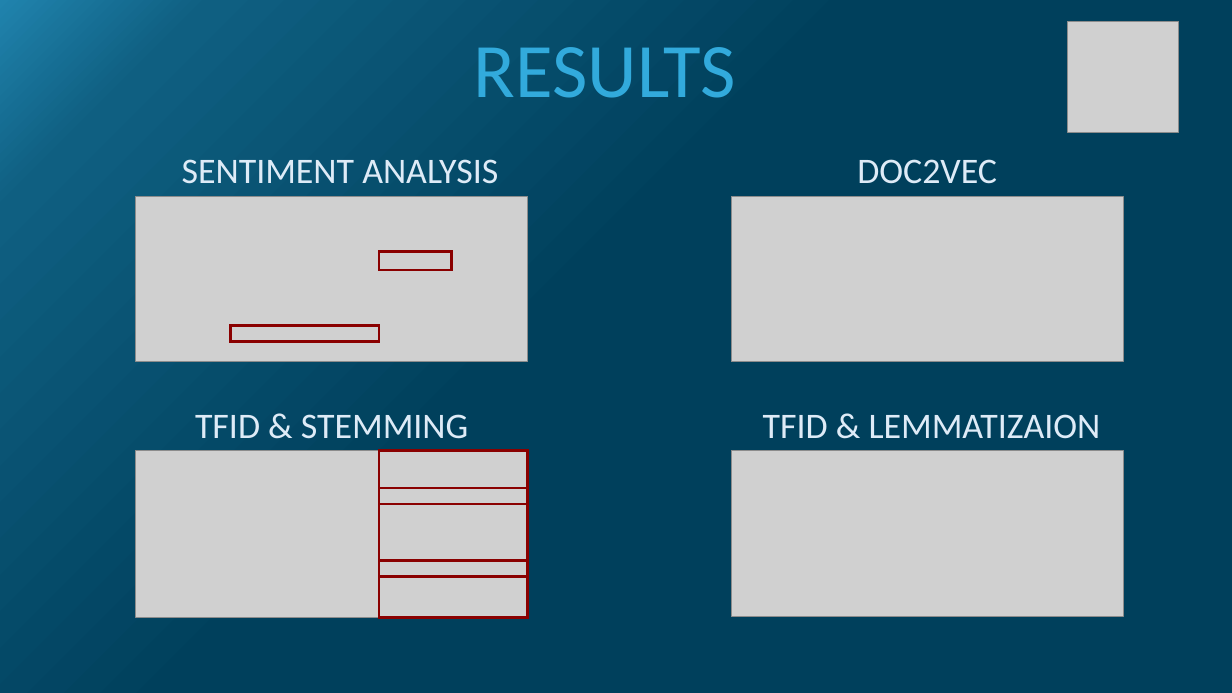
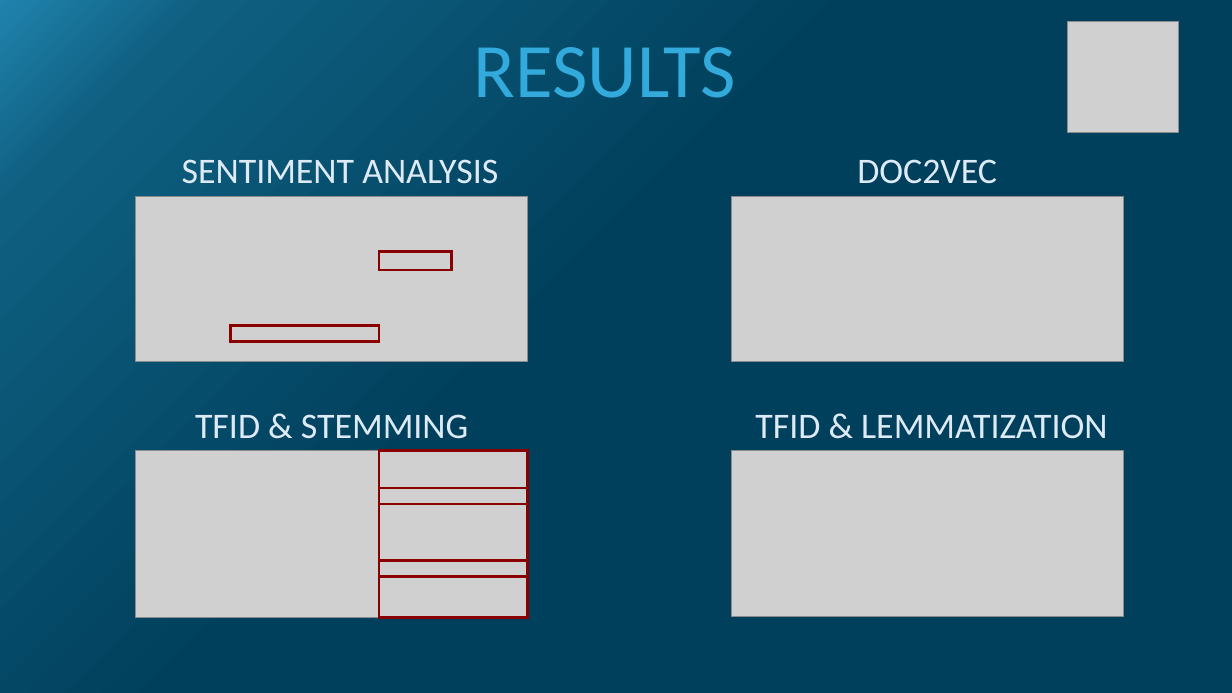
Before and after one commit to MarcoP9/textmining, a slide deck: slide 7 of PresentationTextMining.pptx. Drawn at 1232x693 pixels with LibreOffice and Linux fonts; fonts in the diff are those of the drawing; grey boxes stand for pictures. Boxes give left, top, right and bottom in pixels: in the first picture for what was removed or moved away, otherwise in the second. Text is boxed around its words. In the diff, an @@ line names an element or a change of style, - is before the commit and + after.

Commit message:
presentation

```diff
--- a/PresentationTextMining.pptx
+++ b/PresentationTextMining.pptx
@@ text at (755, 414, 1107, 439): text changed @@
-TFID & LEMMATIZAION
+TFID & LEMMATIZATION
```
Also in this commit, not shown: 1 slide added.
